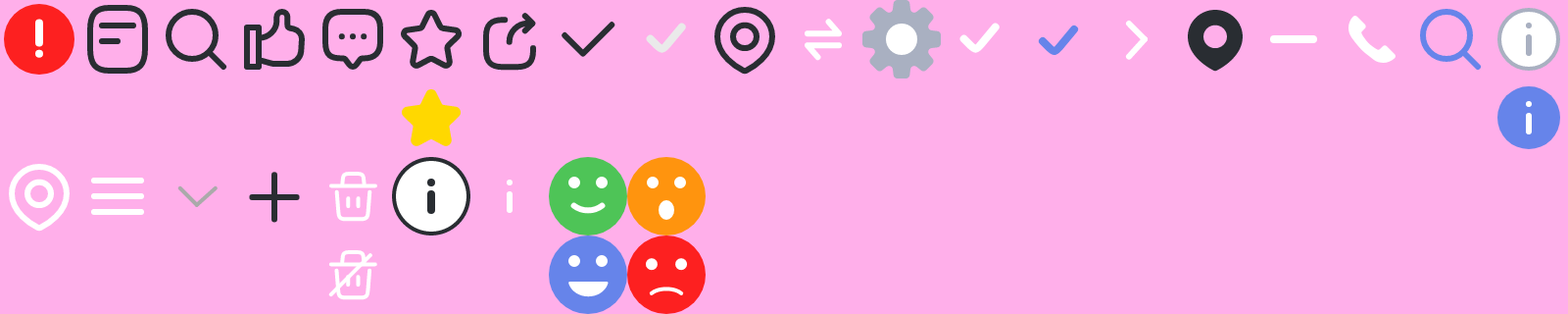
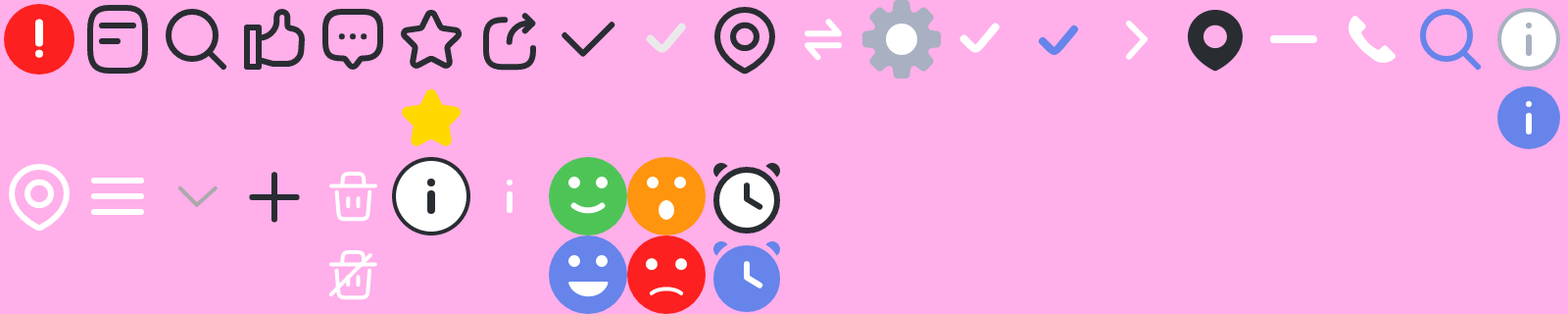
Layer changes from the first w=1568, h=314 image to the second:
added layer "Layer 69" in group "두번째 줄" over (713, 241, 781, 312)
added layer "Layer 67" in group "두번째 줄" over (713, 162, 781, 234)
